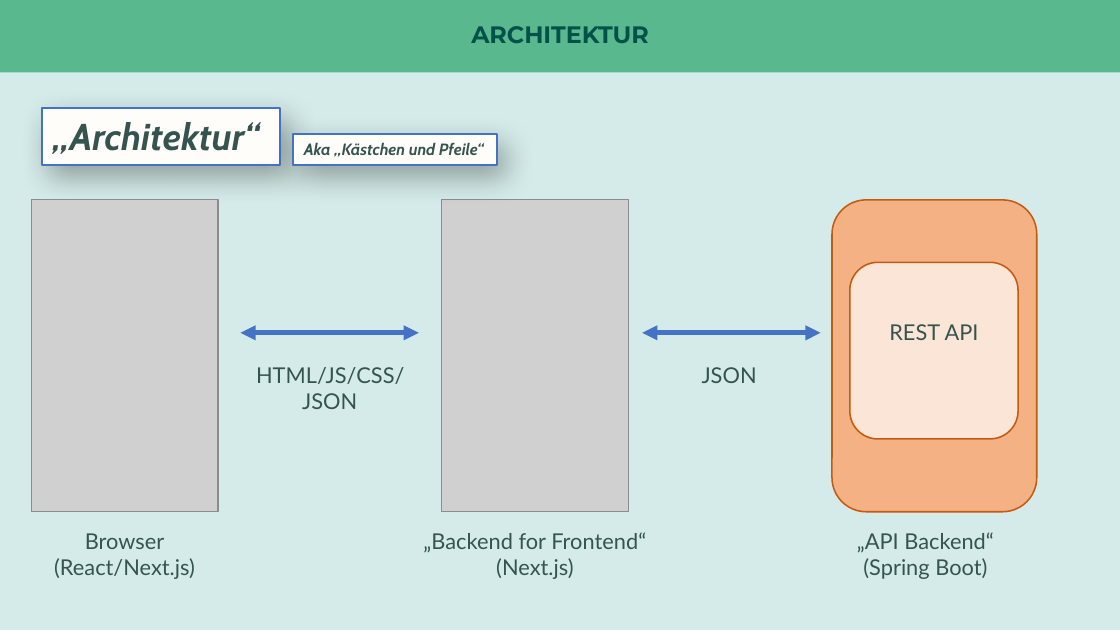
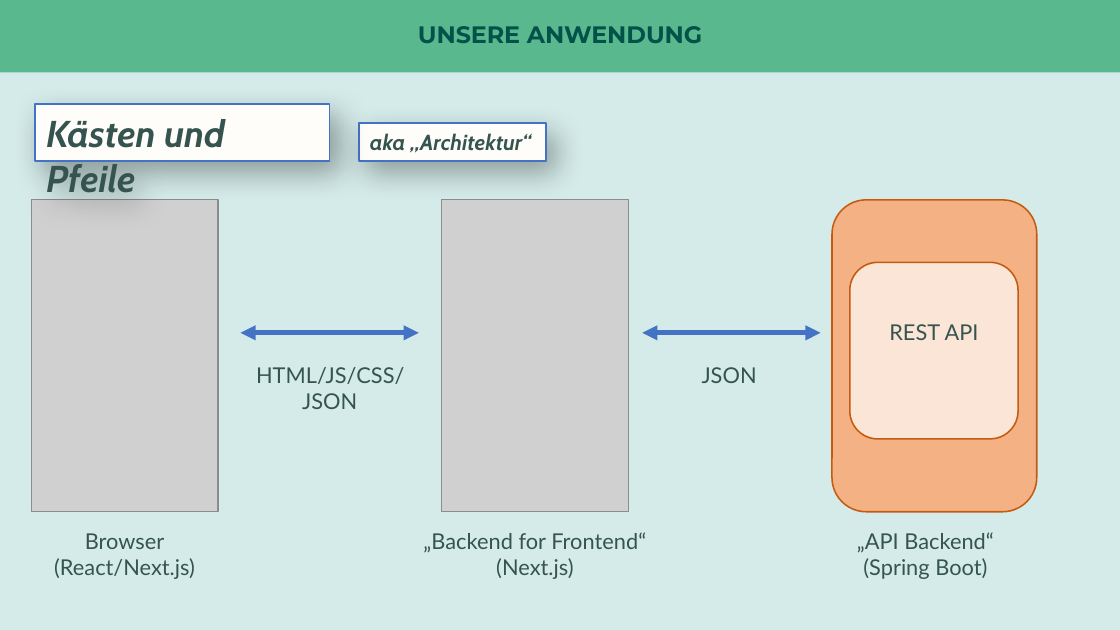
Before and after one commit to nilshartmann/frontend-talk-2024, a slide deck: slide 27 of javaland2026-nextjs.pptx. Drawn at 1120x630 pixels with LibreOffice and Linux fonts; fonts in the diff are those of the drawing; grey boxes stand for pictures. Boxes give left, top, right and bottom in pixels: in the first picture for what was removed or moved away, otherwise in the second. Text is boxed around its words. In the diff, an @@ line names an element or a change of style, - is before the commit and + after.

```diff
--- a/javaland2026-nextjs.pptx
+++ b/javaland2026-nextjs.pptx
@@ title at (418,26,702,43): text changed @@
-ARCHITEKTUR
+UNSERE ANWENDUNG
@@ rectangle "Kästen und Pfeile": place and size @@
-rectangle "Kästen und Pfeile" at (292,133,496,165)
+rectangle "Kästen und Pfeile" at (35,104,329,160)
@@ text in rectangle at (46,119,225,200): text changed; size 10.5 to 24 pt @@
-Aka „Kästchen und Pfeile“
+Kästen und Pfeile
@@ rectangle "aka „Architektur“": place and size @@
-rectangle "aka „Architektur“" at (41,109,280,165)
+rectangle "aka „Architektur“" at (358,123,545,161)
@@ text in rectangle at (370,133,531,152): text changed; size 24 to 14 pt @@
-„Architektur“
+aka „Architektur“
```
Also in this commit, not shown: 1 other file.
